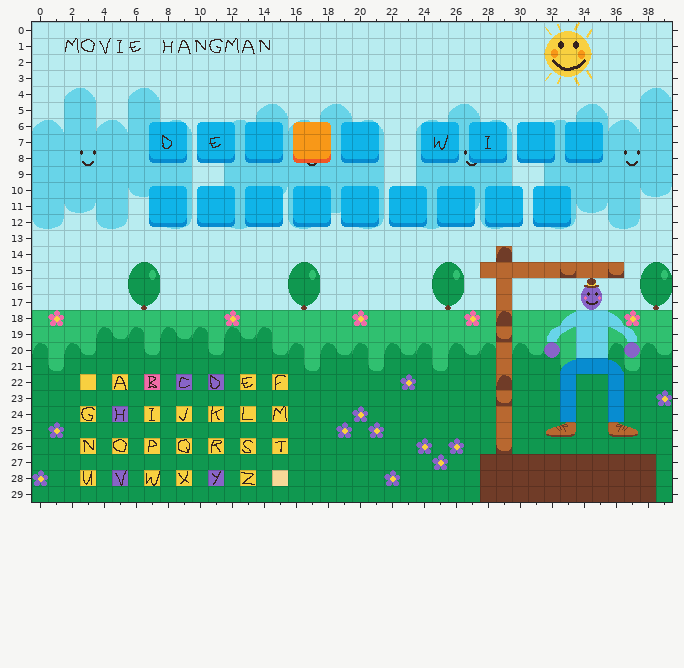
Two versions of a level (Tiled map, map/main.tmx). Above, as it was before the edit.
Cells are 16x16 px. Shown: x 0..39, y 0..29. Tiles whose own drawing changed are shown in their newer look in all pictures.
Now the later version:
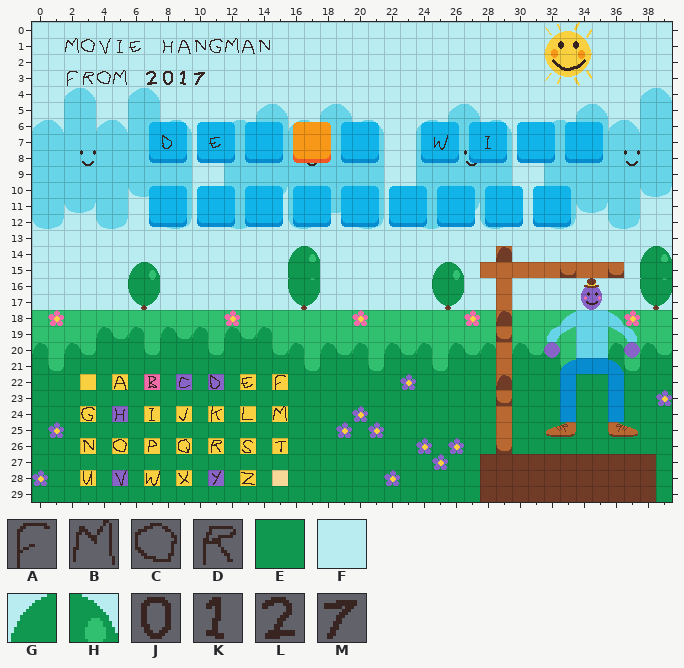
Key: from "tileset": A 6, B 13, C 15, D 18, E 41, F 52, G 86, H 87, J 112, K 113, L 114, M 119.
_ is an empty cell.
Difference:
Layer "background":
Tile G gives way to tile E in row 15 at x 16 and 38.
Tile H gives way to tile E in row 15 at x 17 and 39.
Tile F gives way to tile G in row 14 at x 16 and 38.
Tile F gives way to tile H in row 14 at x 17 and 39.
Layer "text":
The edit adds tile A in row 3 at x 2.
The edit adds tile B in row 3 at x 5.
The edit adds tile C in row 3 at x 4.
The edit adds tile D in row 3 at x 3.
The edit adds tile J in row 3 at x 8.
The edit adds tile K in row 3 at x 9.
The edit adds tile L in row 3 at x 7.
The edit adds tile M in row 3 at x 10.
Pixel boxes of the changes (left, top, right, bottom) in both pictures:
added: (67, 70, 127, 86)
added: (146, 71, 205, 85)
changed: (288, 246, 320, 278)
changed: (640, 246, 672, 278)
